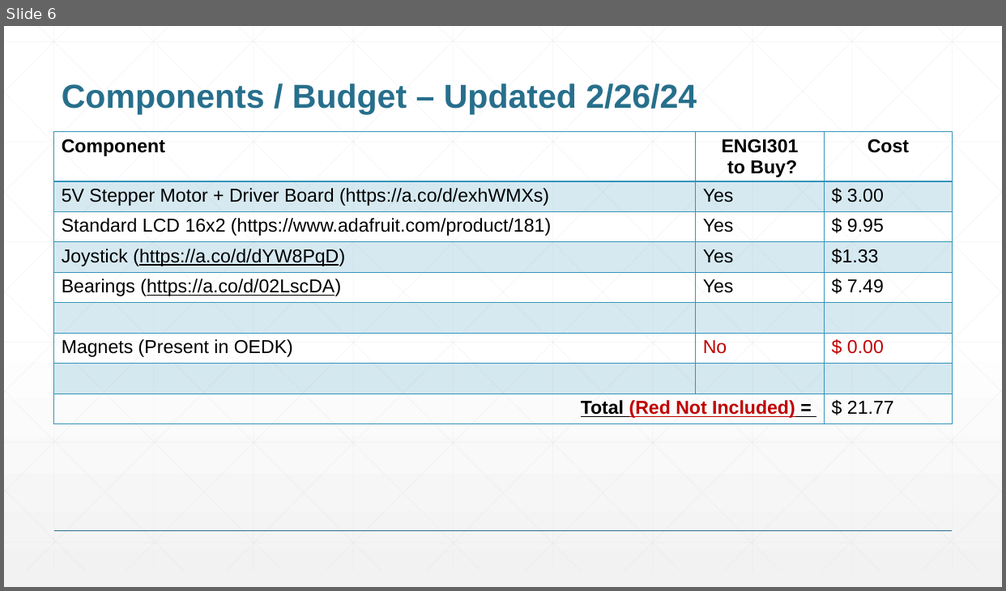
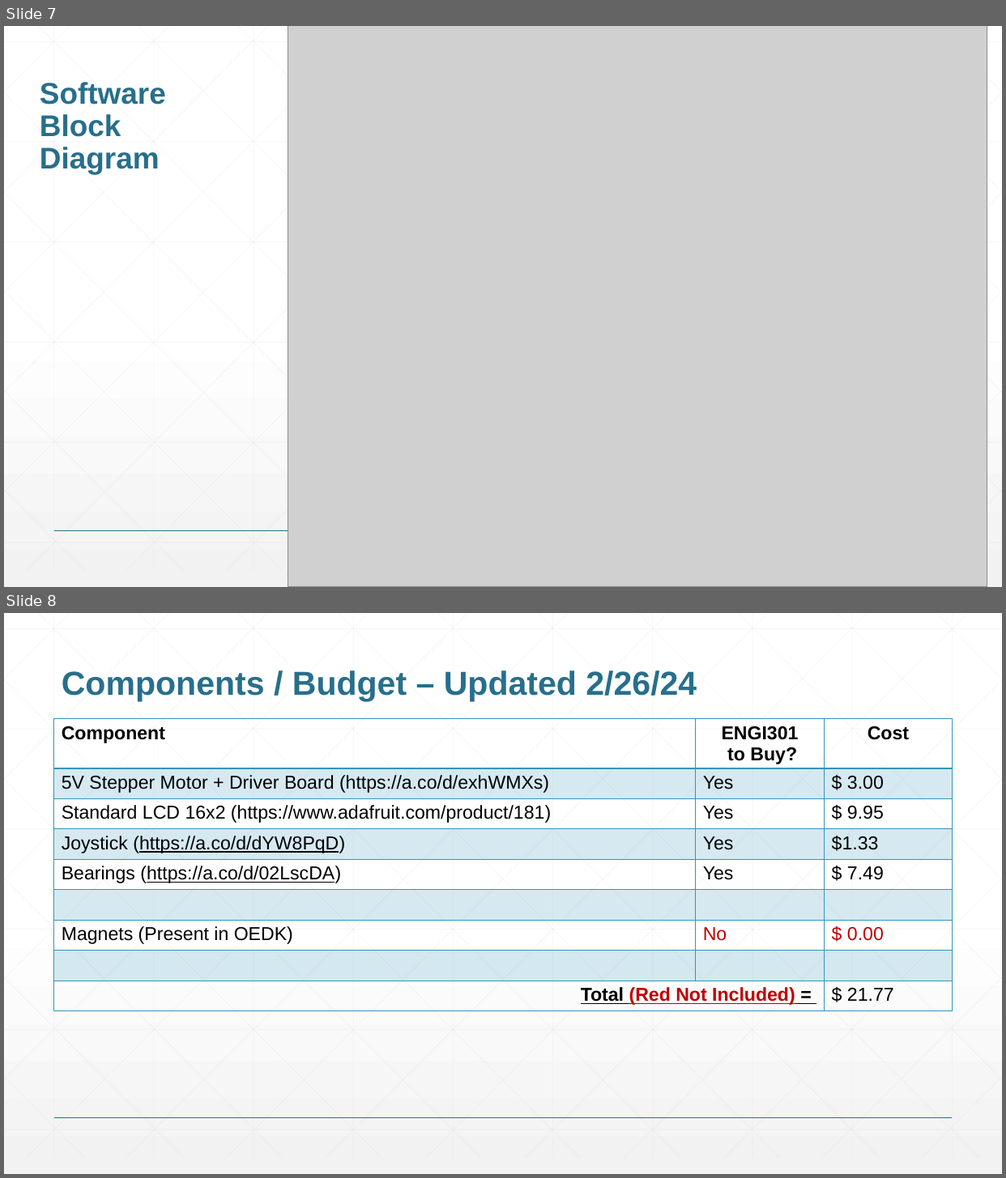
Before and after one commit to ibmuz33/ENGI301, a slide deck: project_01/docs/Muzammil_ENGI301_project_01_proposal.pptx. Shown one above the other, each under a label of ours: slide 6 before the commit, slides 7 and 8 after it. The pictures are 1006x591 and 1006x1178 pixels, drawn with LibreOffice and Linux fonts; fonts in the diff are those of the drawing; grey boxes stand for pictures. Boxes give left, top, right and bottom in pixels: in the first picture for what was removed or moved away, otherwise in the second. Text is boxed around its words. In the diff, an @@ line names an element or a change of style, - is before the commit and + after.

Commit message:
Added Software Block Diagram,

```diff
--- a/project_01/docs/Muzammil_ENGI301_project_01_proposal.pptx
+++ b/project_01/docs/Muzammil_ENGI301_project_01_proposal.pptx
@@ slide 7 added at bbox=[4, 26, 1002, 587], background gradient #FFFFFF to #F2F2F2; not listed: 47 template elements that a slide beside it also shows @@
@@ picture added at bbox=[288, 26, 987, 587] @@
@@ title added at bbox=[40, 82, 166, 174], 28.8 pt, text #276F8B, bold @@
+Software Block Diagram
@@ what was slide 6 is now slide 8 @@
```
Also in this commit, not shown: 1 other slide added.
